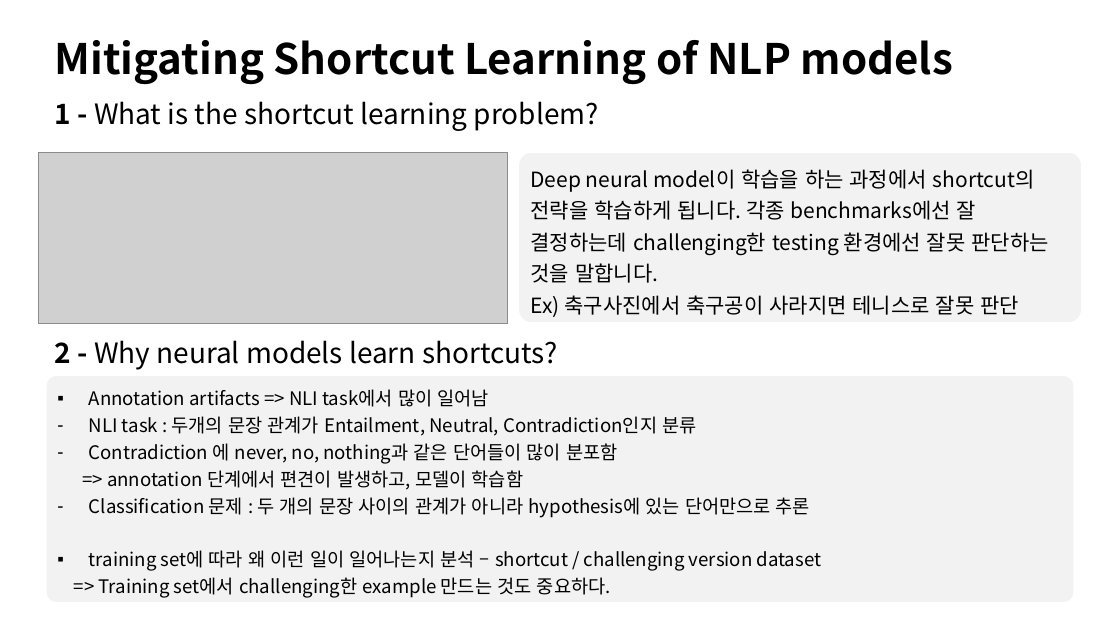
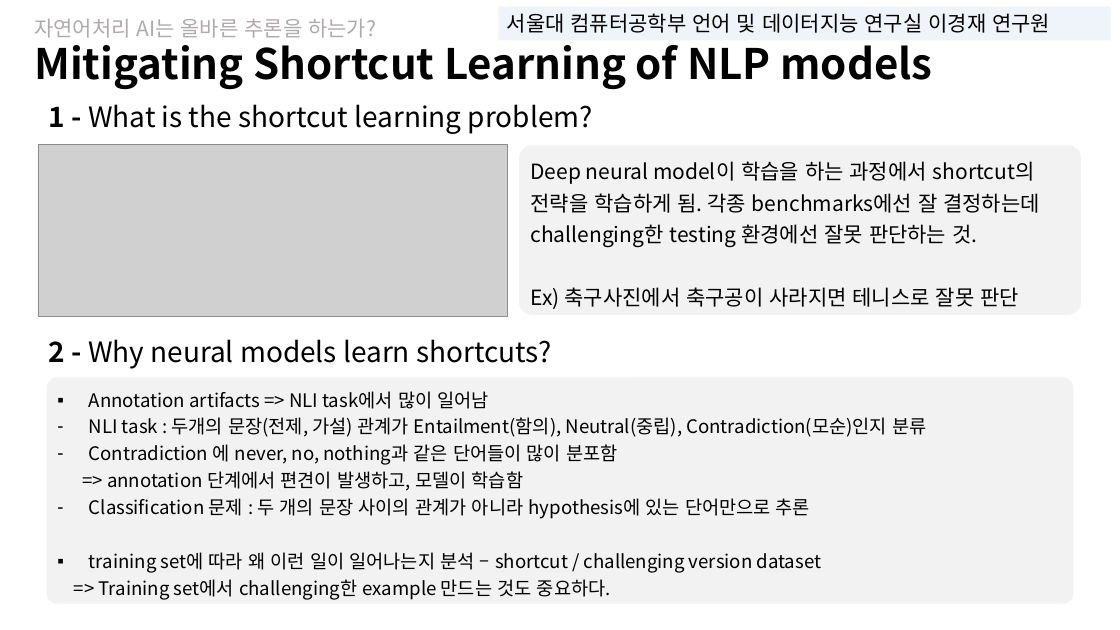
Before and after one commit to sohee98/DeepLearning_study, a slide deck: slide 3 of 미팅 자료/1주차(220316)-세미나영상요약.pptx. Drawn at 1120x630 pixels with LibreOffice and Linux fonts; fonts in the diff are those of the drawing; grey boxes stand for pictures. Boxes give left, top, right and bottom in pixels: in the first picture for what was removed or moved away, otherwise in the second. Text is boxed around its words. In the diff, an @@ line names an element or a change of style, - is before the commit and + after.

```diff
--- a/미팅 자료/1주차(220316)-세미나영상요약.pptx
+++ b/미팅 자료/1주차(220316)-세미나영상요약.pptx
@@ text added at bbox=[34, 19, 376, 38], 18 pt, text #AFABAB @@
+자연어처리 AI는 올바른 추론을 하는가?
@@ rectangle added at bbox=[498, 7, 1111, 40], fill #DEEBF7 at 50% opacity, 18 pt, text #030303 @@
+서울대 컴퓨터공학부 언어 및 데이터지능 연구실 이경재 연구원
@@ title "Mitigating Shortcut Learning of NLP ..." rewrapped from bbox=[54, 40, 953, 84] to bbox=[34, 36, 932, 89] @@
@@ text "1 - What is the ...": place and size @@
-text "1 - What is the ..." at bbox=[54, 101, 599, 131]
+text "1 - What is the ..." at bbox=[49, 104, 593, 134]
@@ picture: place and size @@
-picture at bbox=[39, 152, 508, 323]
+picture at bbox=[39, 145, 508, 316]
@@ rounded rectangle "Deep neural model이 학습을 하는 ...": place and size @@
-rounded rectangle "Deep neural model이 학습을 하는 ..." at bbox=[518, 152, 1081, 323]
+rounded rectangle "Deep neural model이 학습을 하는 ..." at bbox=[518, 145, 1081, 315]
@@ text in rounded rectangle at bbox=[531, 161, 1040, 248]: text changed @@
-Deep neural model이 학습을 하는 과정에서 shortcut의 전략을 학습하게 됩니다. 각종 benchmarks에선 잘 결정하는데 challenging한 testing 환경에선 잘못 판단하는 것을 말합니다.
+Deep neural model이 학습을 하는 과정에서 shortcut의 전략을 학습하게 됨. 각종 benchmarks에선 잘 결정하는데 challenging한 testing 환경에선 잘못 판단하는 것.
@@ text "2 - Why neural models ...": place and size @@
-text "2 - Why neural models ..." at bbox=[54, 340, 558, 370]
+text "2 - Why neural models ..." at bbox=[49, 339, 552, 369]
@@ text in rounded rectangle at bbox=[89, 417, 926, 437]: text changed @@
-– NLI task : 두개의 문장 관계가 Entailment, Neutral, Contradiction인지 분류
+– NLI task : 두개의 문장(전제, 가설) 관계가 Entailment(함의), Neutral(중립), Contradiction(모순)인지 분류
```
Also in this commit, not shown: 7 other slides changed, 7 other files.
